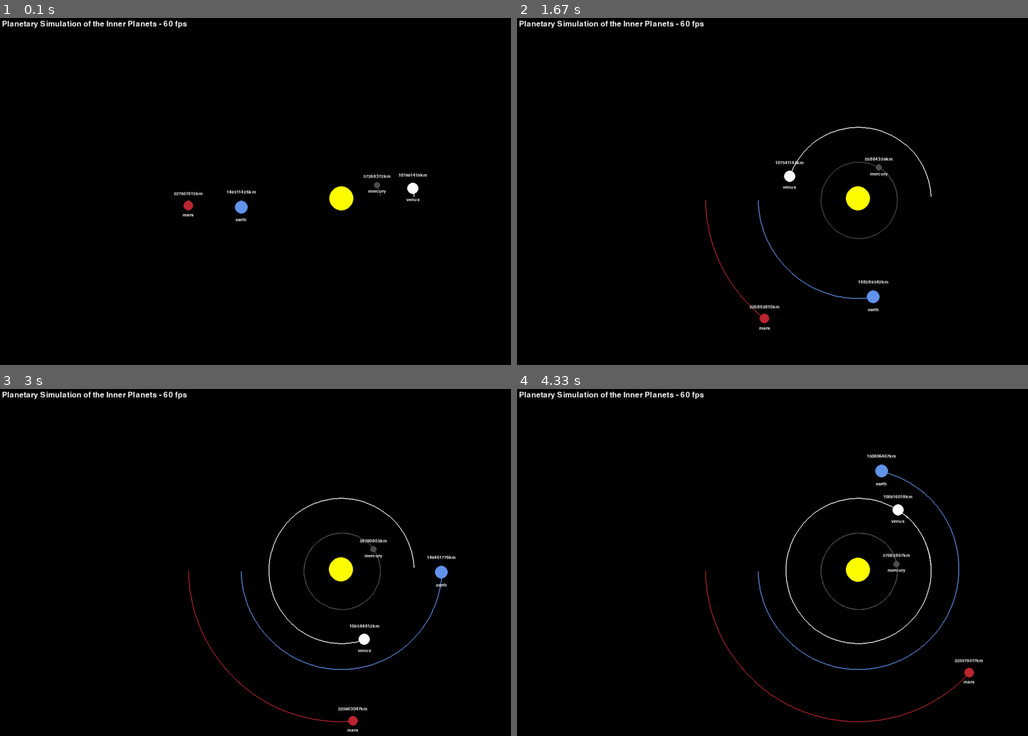
Above: before the commit, frames 1-4 (two rows, left to right).
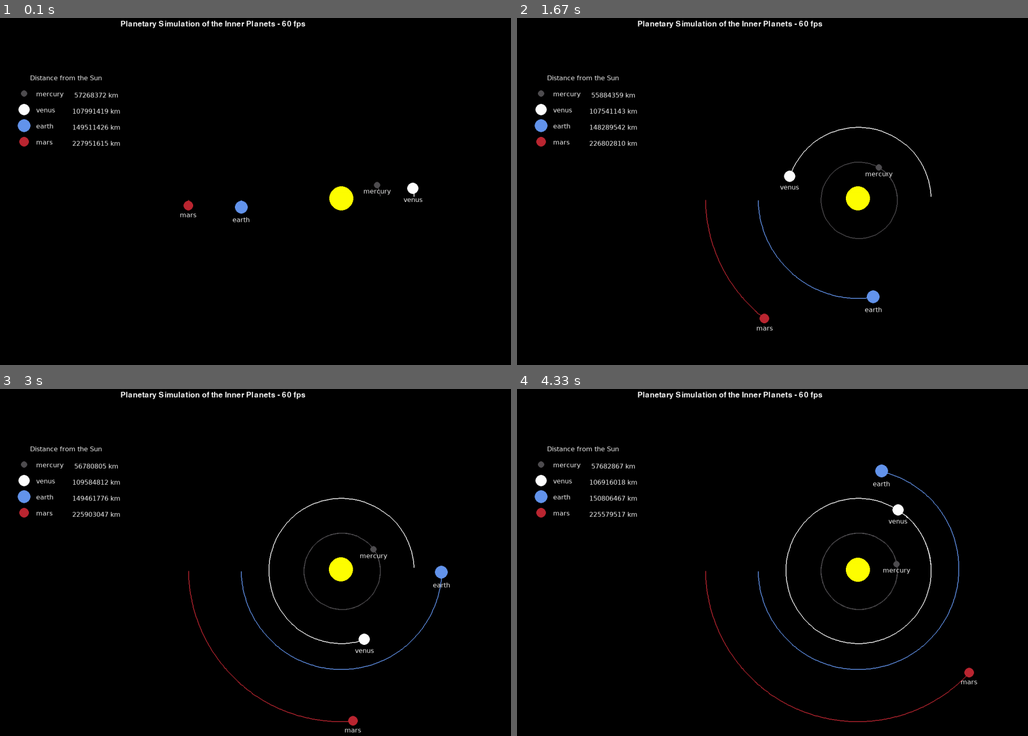
Above: after the commit, the same moments.

Repository: fischettijw/Abigail---vsCode
Game: pygame game, started from Planets/milky_way_planetary_simulation.py
Same seed, same stepped clock (60 frames per second), same inputs: the game is played once before the commit and once after it.
Inputs:
- Up to frame 1 (0.1 s): no input
- Up to frame 2 (1.67 s): no input
- Up to frame 3 (3 s): no input
- Up to frame 4 (4.33 s): no input

The runs differ from the first frame. In frame 1, 1.6% of the frame differs, in the area x 0-84%, y 0-59%; in frame 2, 1.6%; in frame 3, 1.6%; in frame 4, 1.6%, in the area x 0-92%, y 0-86%.

Commit message:
stats data

Diff:
--- a/Planets/milky_way_planetary_simulation.py
+++ b/Planets/milky_way_planetary_simulation.py
@@ -2,6 +2,7 @@
 
 import pygame
 import math
+import time
 
 pygame.init()
 
@@ -17,13 +18,14 @@
 RED = (188, 39, 50)
 DARK_GREY = (80, 78, 81)
 
-FONT_distance_to_sun_text = pygame.font.SysFont("comicsans", 16)
+FONT_distance_to_sun_text = pygame.font.SysFont("Lucida Sans Typewriter", 16)
 FONT_title_text = pygame.font.SysFont("comicsans", 28)
 
 FPS = 60
 
-title_text = FONT_title_text.render(f"{program_title} - {FPS} fps", True, WHITE)
-print(title_text.get_rect()[2])
+title_text = FONT_title_text.render(
+    f"{program_title} - {FPS} fps", True, WHITE)
+# print(title_text.get_rect()[2])
 
 
 class Planet:
@@ -69,11 +71,11 @@
 
         # Place names and distance to sun on Planets
         if self.name != "sun":
-            distance_text = FONT_distance_to_sun_text.render(
-                f"{math.floor(self.distance_to_sun/1000)}km", 1, WHITE)
+            # distance_text = FONT_distance_to_sun_text.render(
+            #     f"{math.floor(self.distance_to_sun/1000)}km", 1, WHITE)
 
-            win.blit(distance_text, (x - distance_text.get_width()/2,
-                                     y - distance_text.get_height()/2 - 2*self.radius - 5))
+            # win.blit(distance_text, (x - distance_text.get_width()/2,
+            #                          y - distance_text.get_height()/2 - 2*self.radius - 5))
 
             planet_text = FONT_distance_to_sun_text.render(self.name, 1, WHITE)
             win.blit(planet_text, (x - planet_text.get_width()/2,
@@ -115,48 +117,71 @@
             self.orbit.append((self.x, self.y))
 
 
-def main():
-    run = True
-    clock = pygame.time.Clock()
+def display_planet_stats(player, x, y):
 
-    # def __init__(self, name, x, y, radius, color, mass, y_vel, y_vel_change=1):
+    planet_text = FONT_distance_to_sun_text.render(player.name, 1, WHITE)
+    SCREEN.blit(planet_text, (x + 60, 80 + y))
+    pygame.draw.circle(SCREEN, player.color, (10 + 50, 88 + y), player.radius)
 
-    sun = Planet("sun", 0, 0, 30, YELLOW, 1.98892 * 10**30, 0)
-
-    mercury_y_vel_ratio = 1
-    mercury = Planet("mercury", 0.387, 0, 8, DARK_GREY,
-                     mercury_y_vel_ratio * 3.30 * 10**23, -47.4 * 1000, mercury_y_vel_ratio)
-
-    venus_y_vel_ratio = 1
-    venus = Planet("venus", 0.723, 0, 14, WHITE,
-                   venus_y_vel_ratio*4.8685 * 10**24, -35.02 * 1000, venus_y_vel_ratio)
-
-    earth_y_vel_ratio = 1
-    earth = Planet("earth", -1, 0, 16, BLUE,
-                   5.9742 * 10**24, 29.783 * 1000, earth_y_vel_ratio)
-
-    mars_y_vel_ratio = 1
-    mars = Planet("mars", -1.524, 0, 12, RED,
-                  6.39 * 10**23, 24.077 * 1000, mars_y_vel_ratio)
-
-    planets = [sun, mercury, venus, earth, mars]
-
-    while run:
-        clock.tick(FPS)
-        SCREEN.fill((0, 0, 0))
-
-        for event in pygame.event.get():
-            if event.type == pygame.QUIT:
-                run = False
-
-        for planet in planets:
-            planet.update_position(planets)
-            planet.draw(SCREEN)
-
-        SCREEN.blit(title_text, (5, 5))
-        pygame.display.flip()
-
-    pygame.quit()
+    space = " " if player.name == "mercury" else ""
+    distance_text = FONT_distance_to_sun_text.render(
+        f"{space}{math.floor(player.distance_to_sun/1000)} km", 1, WHITE)
+    SCREEN.blit(distance_text, (x + 150, 83 + y))
 
 
-main()
+# def main():
+run = True
+clock = pygame.time.Clock()
+
+# def __init__(self, name, x, y, radius, color, mass, y_vel, y_vel_change=1):
+
+sun = Planet("sun", 0, 0, 30, YELLOW, 1.98892 * 10**30, 0)
+
+mercury_y_vel_ratio = 1
+mercury = Planet("mercury", 0.387, 0, 8, DARK_GREY,
+                    mercury_y_vel_ratio * 3.30 * 10**23, -47.4 * 1000, mercury_y_vel_ratio)
+
+venus_y_vel_ratio = 1
+venus = Planet("venus", 0.723, 0, 14, WHITE,
+                venus_y_vel_ratio*4.8685 * 10**24, -35.02 * 1000, venus_y_vel_ratio)
+
+earth_y_vel_ratio = 1
+earth = Planet("earth", -1, 0, 16, BLUE,
+                5.9742 * 10**24, 29.783 * 1000, earth_y_vel_ratio)
+
+mars_y_vel_ratio = 1
+mars = Planet("mars", -1.524, 0, 12, RED,
+                6.39 * 10**23, 24.077 * 1000, mars_y_vel_ratio)
+
+planets = [sun, mercury, venus, earth, mars]
+
+ticks = 0
+while run:
+    clock.tick(FPS)
+    SCREEN.fill((0, 0, 0))
+
+    for event in pygame.event.get():
+        if event.type == pygame.QUIT:
+            run = False
+
+    for planet in planets:
+        planet.update_position(planets)
+        planet.draw(SCREEN)
+
+    SCREEN.blit(title_text, (300, 5))
+
+    stats_title = "Distance from the Sun"
+    title_text2 = FONT_distance_to_sun_text.render(stats_title, 1, WHITE)
+    SCREEN.blit(title_text2, ( 75, 40 + 100))
+
+    display_planet_stats(mercury, 30, 100)
+    display_planet_stats(venus, 30, 140)
+    display_planet_stats(earth, 30, 180)
+    display_planet_stats(mars, 30, 220)
+
+    pygame.display.flip()
+
+pygame.quit()
+
+
+# main()
